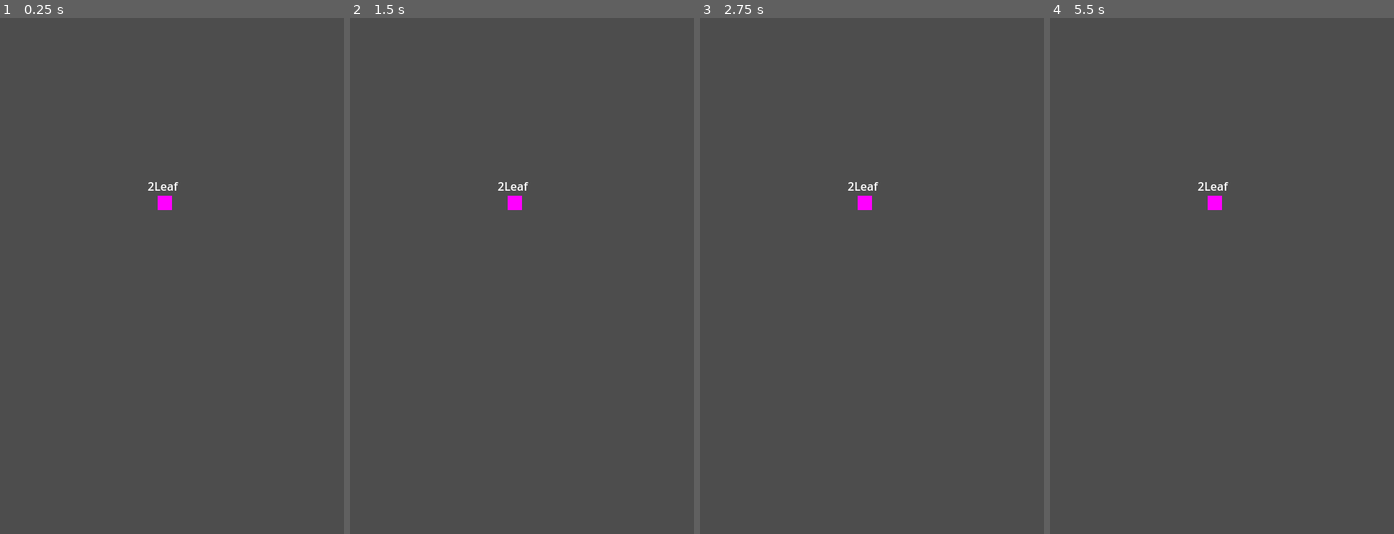
Above: before the commit, frames 1-4 (left to right).
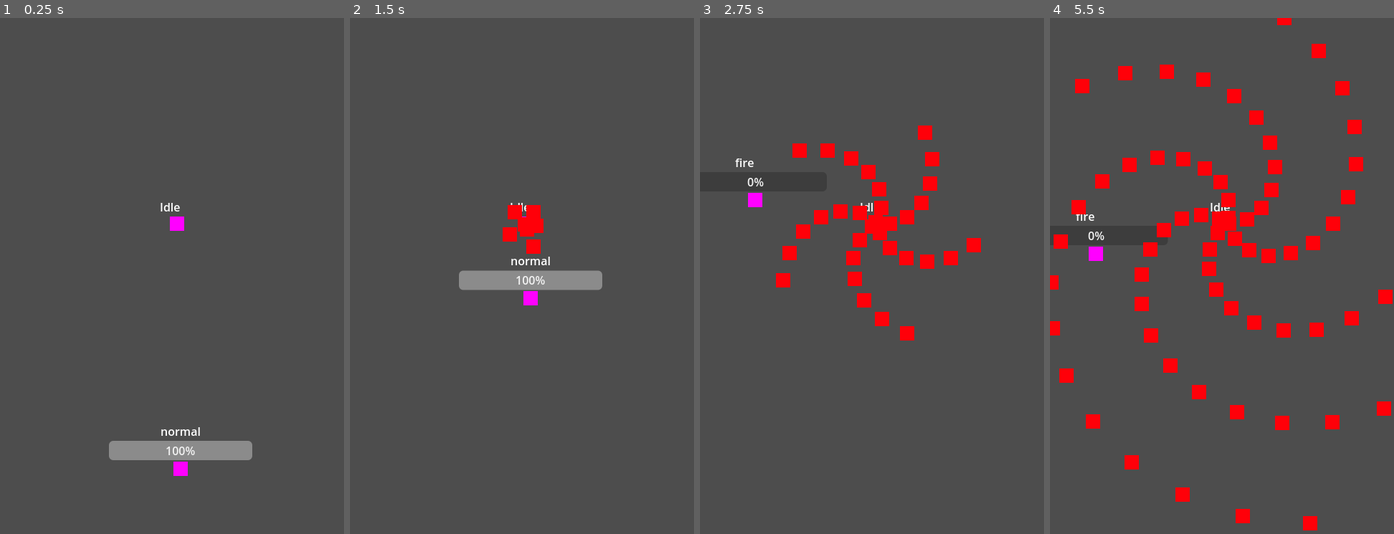
Above: after the commit, the same moments.

Repository: nebul/infinite-bullets-storm
Game: Godot game, scene res://Scenes/main.tscn
Two runs of this game, one before a commit and one after it. Both use one fixed random seed, a clock stepped at 60 frames per second and the inputs below.
Inputs:
- Up to frame 1 (0.25 s): no input
- Up to frame 2 (1.5 s): tap Enter at 0.5 s; hold Up (ui_up) from 0.53 s (still down)
- Up to frame 3 (2.75 s): release Up (ui_up) at 2.03 s; hold Left (ui_left) from 2.03 s (still down)
- Up to frame 4 (5.5 s): release Left (ui_left) at 3.53 s; hold Down (ui_down) 3.53-4.28 s; hold Right (ui_right) 4.28-5.03 s; hold Up (ui_up) from 5.03 s (still down)

The runs differ from the first frame. In frame 1, 2.1% of the frame differs, in the area x 31-74%, y 31-89%; in frame 2, 2.7%; in frame 3, 4.0%; in frame 4, 7.8%, in the area x 0-100%, y 0-100%.

Commit message:
arrange project

Diff:
--- a/Scenes/enemy.tscn
+++ b/Scenes/enemy.tscn
@@ -1,9 +1,9 @@
-[gd_scene load_steps=11 format=3 uid="uid://k712ikt7isba"]
+[gd_scene load_steps=11 format=3 uid="uid://w23i82rs0w8k"]
 
 [ext_resource type="Script" path="res://Scripts/enemy.gd" id="1_ueb5h"]
 [ext_resource type="PackedScene" uid="uid://xml52v8kqori" path="res://Scenes/bullet.tscn" id="2_flk63"]
-[ext_resource type="Script" path="res://Scripts/FiniteStateMachine.gd" id="3_twrmy"]
-[ext_resource type="Script" path="res://Scripts/Idle.gd" id="4_xniij"]
+[ext_resource type="Script" path="res://Scripts/finiteStateMachine.gd" id="3_qhpgj"]
+[ext_resource type="Script" path="res://Scripts/idle.gd" id="4_w3rm6"]
 [ext_resource type="Script" path="res://Scripts/5Leaf.gd" id="5_x5sde"]
 [ext_resource type="Script" path="res://Scripts/4Leaf.gd" id="6_wim1s"]
 [ext_resource type="Script" path="res://Scripts/3Leaf.gd" id="7_2mg0c"]
@@ -15,11 +15,10 @@
 [sub_resource type="CircleShape2D" id="CircleShape2D_xittr"]
 radius = 200.0
 
-[node name="Enemy" type="CharacterBody2D"]
+[node name="Mob" type="CharacterBody2D"]
 collision_mask = 0
 script = ExtResource("1_ueb5h")
 bullet_node = ExtResource("2_flk63")
-metadata/_edit_group_ = true
 
 [node name="Sprite2D" type="Sprite2D" parent="."]
 self_modulate = Color(1, 0.0313726, 1, 1)
@@ -45,22 +44,22 @@
 shape = SubResource("CircleShape2D_xittr")
 
 [node name="FiniteStateMachine" type="Node2D" parent="."]
-script = ExtResource("3_twrmy")
+script = ExtResource("3_qhpgj")
 
-[node name="Idle" type="Node2D" parent="FiniteStateMachine"]
-script = ExtResource("4_xniij")
+[node name="2Leaf" type="Node2D" parent="FiniteStateMachine"]
+script = ExtResource("8_ecu07")
+
+[node name="3Leaf" type="Node2D" parent="FiniteStateMachine"]
+script = ExtResource("7_2mg0c")
+
+[node name="4Leaf" type="Node2D" parent="FiniteStateMachine"]
+script = ExtResource("6_wim1s")
 
 [node name="5Leaf" type="Node2D" parent="FiniteStateMachine"]
 script = ExtResource("5_x5sde")
 
-[node name="4Leaf" type="Node2D" parent="FiniteStateMachine"]
-script = ExtResource("6_wim1s")
-
-[node name="3Leaf" type="Node2D" parent="FiniteStateMachine"]
-script = ExtResource("7_2mg0c")
-
-[node name="2Leaf" type="Node2D" parent="FiniteStateMachine"]
-script = ExtResource("8_ecu07")
+[node name="Idle" type="Node2D" parent="FiniteStateMachine"]
+script = ExtResource("4_w3rm6")
 
 [connection signal="timeout" from="Speed" to="." method="_on_speed_timeout"]
 [connection signal="body_entered" from="PlayerDetection" to="FiniteStateMachine/Idle" method="_on_player_detection_body_entered"]
--- a/Scenes/main.tscn
+++ b/Scenes/main.tscn
@@ -1,8 +1,12 @@
-[gd_scene load_steps=2 format=3 uid="uid://b1rergtde6atc"]
+[gd_scene load_steps=3 format=3 uid="uid://b1rergtde6atc"]
 
-[ext_resource type="PackedScene" uid="uid://k712ikt7isba" path="res://Scenes/enemy.tscn" id="2_1kxp1"]
+[ext_resource type="PackedScene" uid="uid://k712ikt7isba" path="res://Scenes/player.tscn" id="2_1kxp1"]
+[ext_resource type="PackedScene" uid="uid://w23i82rs0w8k" path="res://Scenes/enemy.tscn" id="2_o26pb"]
 
 [node name="Main" type="Node2D"]
 
-[node name="Enemy" parent="." instance=ExtResource("2_1kxp1")]
-position = Vector2(230, 258)
+[node name="Player" parent="." instance=ExtResource("2_1kxp1")]
+position = Vector2(252, 629)
+
+[node name="Enemy" parent="." instance=ExtResource("2_o26pb")]
+position = Vector2(247, 287)
--- a/Scripts/2Leaf.gd
+++ b/Scripts/2Leaf.gd
@@ -4,7 +4,6 @@
 	super.enter()
 	owner.alpha = 3
 	owner.bullet_type = 3
-	speed.start()
 
 func transition():
 	if can_transition:
@@ -14,7 +13,6 @@
 func _ready():
 	pass # Replace with function body.
 
-
 # Called every frame. 'delta' is the elapsed time since the previous frame.
 func _process(delta):
-	pass
+	pass # Replace with function body.*
--- a/Scripts/3Leaf.gd
+++ b/Scripts/3Leaf.gd
@@ -4,7 +4,7 @@
 	super.enter()
 	owner.alpha = 2
 	owner.bullet_type = 2
-	speed.start()
+
 
 func transition():
 	if can_transition:
@@ -14,7 +14,6 @@
 func _ready():
 	pass # Replace with function body.
 
-
 # Called every frame. 'delta' is the elapsed time since the previous frame.
 func _process(delta):
-	pass
+	pass # Replace with function body.*
--- a/Scripts/4Leaf.gd
+++ b/Scripts/4Leaf.gd
@@ -4,7 +4,6 @@
 	super.enter()
 	owner.alpha = 1.5
 	owner.bullet_type = 1
-	speed.start()
 
 func transition():
 	if can_transition:
@@ -14,7 +13,6 @@
 func _ready():
 	pass # Replace with function body.
 
-
 # Called every frame. 'delta' is the elapsed time since the previous frame.
 func _process(delta):
-	pass
+	pass # Replace with function body.*
--- a/Scripts/5Leaf.gd
+++ b/Scripts/5Leaf.gd
@@ -14,7 +14,6 @@
 func _ready():
 	pass # Replace with function body.
 
-
 # Called every frame. 'delta' is the elapsed time since the previous frame.
 func _process(delta):
-	pass
+	pass # Replace with function body.*
--- a/Scripts/FiniteStateMachine.gd
+++ b/Scripts/FiniteStateMachine.gd
@@ -2,6 +2,14 @@
 
 var current_state: State
 var previous_state: State
+
+func change_state(state):
+	if state == previous_state.name :
+		return
+	current_state = find_child(state) as State
+	current_state.enter()
+	previous_state.exit()
+	previous_state = current_state
 
 # Called when the node enters the scene tree for the first time.
 func _ready():
@@ -11,14 +19,4 @@
 
 # Called every frame. 'delta' is the elapsed time since the previous frame.
 func _process(delta):
-	pass
-
-func change_state(state):
-	if state == previous_state.name :
-		return
-
-	current_state = find_child(state) as State
-	current_state.enter()
-
-	previous_state.exit()
-	previous_state = current_state
+	pass # Replace with function body.*
--- a/Scripts/Idle.gd
+++ b/Scripts/Idle.gd
@@ -1,26 +1,23 @@
 extends State
 
 @onready var collision = %CollisionShape2D
-
 
 var player_entered : bool = false:
 	set(value):
 		player_entered = value
 		collision.set_deferred("disabled",value)
 
+func transition():
+	if player_entered:
+		get_parent().change_state("5Leaf")
+
 # Called when the node enters the scene tree for the first time.
 func _ready():
 	pass # Replace with function body.
 
-
 # Called every frame. 'delta' is the elapsed time since the previous frame.
 func _process(delta):
-	pass
-
+	pass # Replace with function body.*
 
 func _on_player_detection_body_entered(body):
 	player_entered = true
-
-func transition():
-	if player_entered:
-		get_parent().change_state("5Leaf")
--- a/Scripts/bullet.gd
+++ b/Scripts/bullet.gd
@@ -1,17 +1,14 @@
 extends Area2D
+
+var speed = 100
+var direction = Vector2.RIGHT
+var bullet_type: int = 0
 
 #@export var texture_array : Array[Texture2D]
 
-var direction = Vector2.RIGHT
-var speed = 100
-var bullet_type: int = 0
-
-
-func _physics_process(delta):
-		position += direction * delta *speed
-
-func _on_screen_exited():
-	queue_free()
+func set_property(type):
+	bullet_type = type
+#	$Sprite2D.texture = texture_array[type]
 
 # Called when the node enters the scene tree for the first time.
 func _ready():
@@ -21,9 +18,11 @@
 func _process(delta):
 	pass # Replace with function body.
 
-func set_property(type):
-	bullet_type = type
-#	$Sprite2D.texture = texture_array[type]
+func _physics_process(delta):
+	position += direction * delta *speed
 
 func _on_body_entered(body):
 	body.set_status(bullet_type)
+
+func _on_screen_exited():
+	queue_free()
--- a/Scripts/enemy.gd
+++ b/Scripts/enemy.gd
@@ -6,22 +6,24 @@
 @export var bullet_node: PackedScene
 var bullet_type: int = 0
 
-# Called when the node enters the scene tree for the first time.
-func _ready():
-	pass
-
-# Called every frame. 'delta' is the elapsed time since the previous frame.
-func _process(delta):
-	pass
+func get_vector(angle):
+	theta = angle + alpha
+	return Vector2(cos(theta), sin(theta))
 
 func shoot(angle):
 	var bullet = bullet_node.instantiate()
 	bullet.position = global_position
-	angle += alpha
-	bullet.direction = Vector2(cos(angle), sin(angle))
+	bullet.direction = get_vector(angle)
 	bullet.set_property(bullet_type)
+	get_tree().current_scene.call_deferred("add_child", bullet)
 
-	get_tree().current_scene.call_deferred("add_child", bullet)
+# Called when the node enters the scene tree for the first time.
+func _ready():
+	pass # Replace with function body.
+
+# Called every frame. 'delta' is the elapsed time since the previous frame.
+func _process(delta):
+	pass # Replace with function body.*
 
 func _on_visible_on_screen_notifier_2d_screen_exited():
 	queue_free()
--- a/Scripts/player.gd
+++ b/Scripts/player.gd
@@ -8,10 +8,6 @@
 	set(value):
 		health = value
 		progress_bar.value = value
-
-func _physics_process(delta):
-	velocity = Input.get_vector("ui_left","ui_right","ui_up","ui_down") * speed
-	move_and_slide()
 
 func set_status(bullet_type):
 	match bullet_type:
@@ -39,3 +35,15 @@
 		speed = 0
 		await get_tree().create_timer(2.5).timeout
 		speed=250
+
+# Called when the node enters the scene tree for the first time.
+func _ready():
+	pass # Replace with function body.
+
+# Called every frame. 'delta' is the elapsed time since the previous frame.
+func _process(delta):
+	pass # Replace with function body.*
+
+func _physics_process(delta):
+	velocity = Input.get_vector("ui_left","ui_right","ui_up","ui_down") * speed
+	move_and_slide()
--- a/Scripts/state.gd
+++ b/Scripts/state.gd
@@ -8,14 +8,6 @@
 @onready var duration = owner.find_child("Duration")
 
 var can_transition : bool = false
-
-func _on_duration_timeout():
-	can_transition = true
-
-# Called when the node enters the scene tree for the first time.
-func _ready():
-	set_physics_process(false)
-	duration.timeout.connect(_on_duration_timeout)
 
 func enter():
 	set_physics_process(true)
@@ -28,10 +20,18 @@
 func transition():
 	pass
 
+# Called when the node enters the scene tree for the first time.
+func _ready():
+	set_physics_process(false)
+	duration.timeout.connect(_on_duration_timeout)
+
+# Called every frame. 'delta' is the elapsed time since the previous frame.
+func _process(delta):
+	pass # Replace with function body.*
+
 func _physics_process(_delta):
 	transition()
 	debug.text = name
 
-# Called every frame. 'delta' is the elapsed time since the previous frame.
-func _process(delta):
-	pass
+func _on_duration_timeout():
+	can_transition = true
